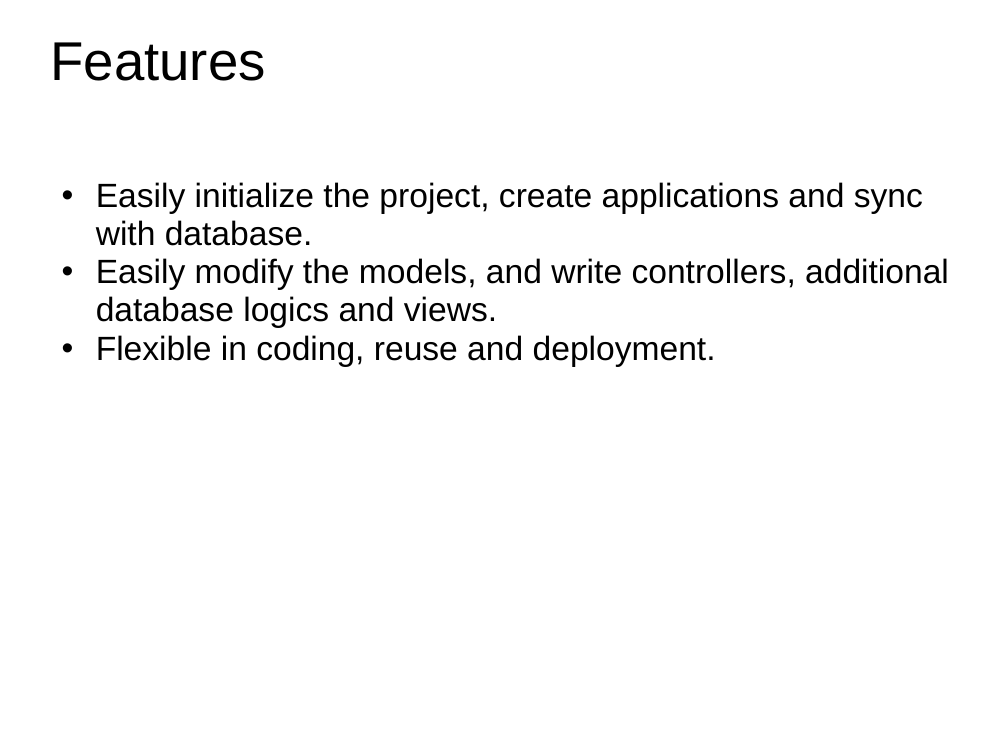
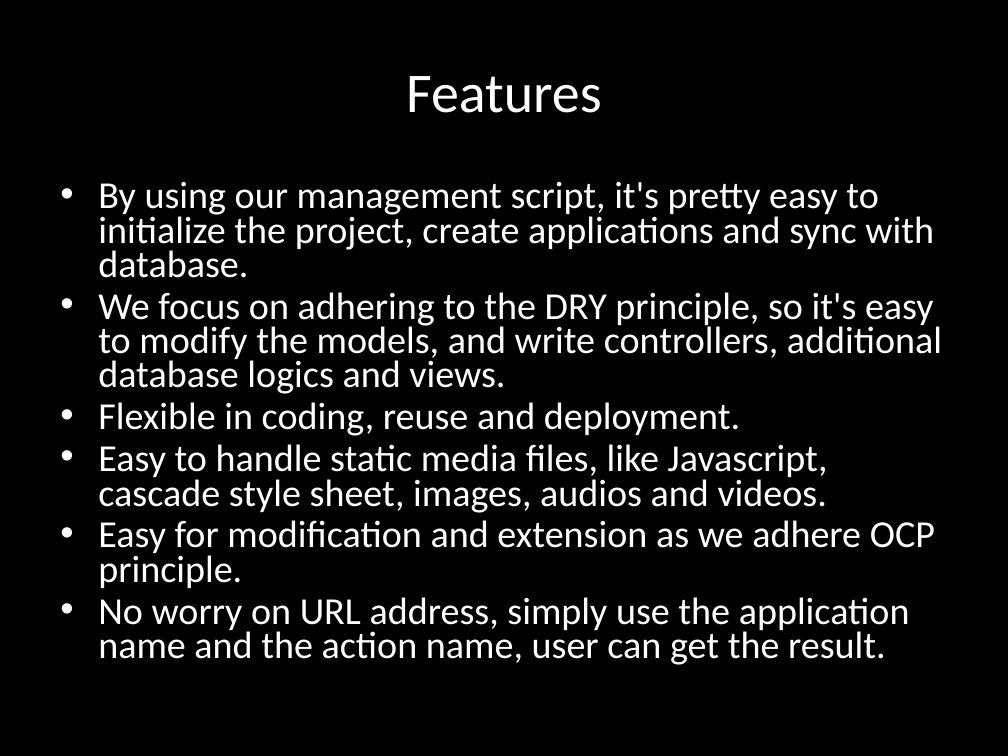
Before and after one commit to lqi/sensiblephp, a slide deck: slide 6 of docs/FinalProjectPresentation.pptx. Drawn at 1008x756 pixels with LibreOffice and Linux fonts; fonts in the diff are those of the drawing. Boxes give left, top, right and bottom in pixels: in the first picture for what was removed or moved away, otherwise in the second. Text is boxed around its words. In the diff, an @@ line names an element or a change of style, - is before the commit and + after.

Commit message:
A little modification of slides.

```diff
--- a/docs/FinalProjectPresentation.pptx
+++ b/docs/FinalProjectPresentation.pptx
@@ background #FFFFFF to #000000 @@
@@ title "Features" at (406,76,602,113): size 39 to 40 pt, font Arial to Calibri, text colour #000000 to #FFFFFF; alignment left to centre; vertical alignment top to middle @@
@@ text at (98,181,942,394): text changed; size 24 to 27.2 pt; font Arial to Calibri; text colour #000000 to #FFFFFF @@
-  • Easily initialize the project, create applications and sync with database.
-  • Easily modify the models, and write controllers, additional database logics and views.
+  • By using our management script, it's pretty easy to initialize the project, create applications and sync with database.
+  • We focus on adhering to the DRY principle, so it's easy to modify the models, and write controllers, additional database logics and views.
@@ text at (98,402,740,436): size 24 to 27.2 pt, font Arial to Calibri, text colour #000000 to #FFFFFF in "Flexible in coding, reuse and deployment."; indent changed; line spacing 0.95 to 0.75; more space between paragraphs; bullet colour #000000 to #FFFFFF @@
@@ text at (98,444,935,665): paragraphs added @@
+  • Easy to handle static media files, like Javascript, cascade style sheet, images, audios and videos.
+  • Easy for modification and extension as we adhere OCP principle.
+  • No worry on URL address, simply use the application name and the action name, user can get the result.
```
Also in this commit, not shown: 13 other slides changed, 2 slides added.
